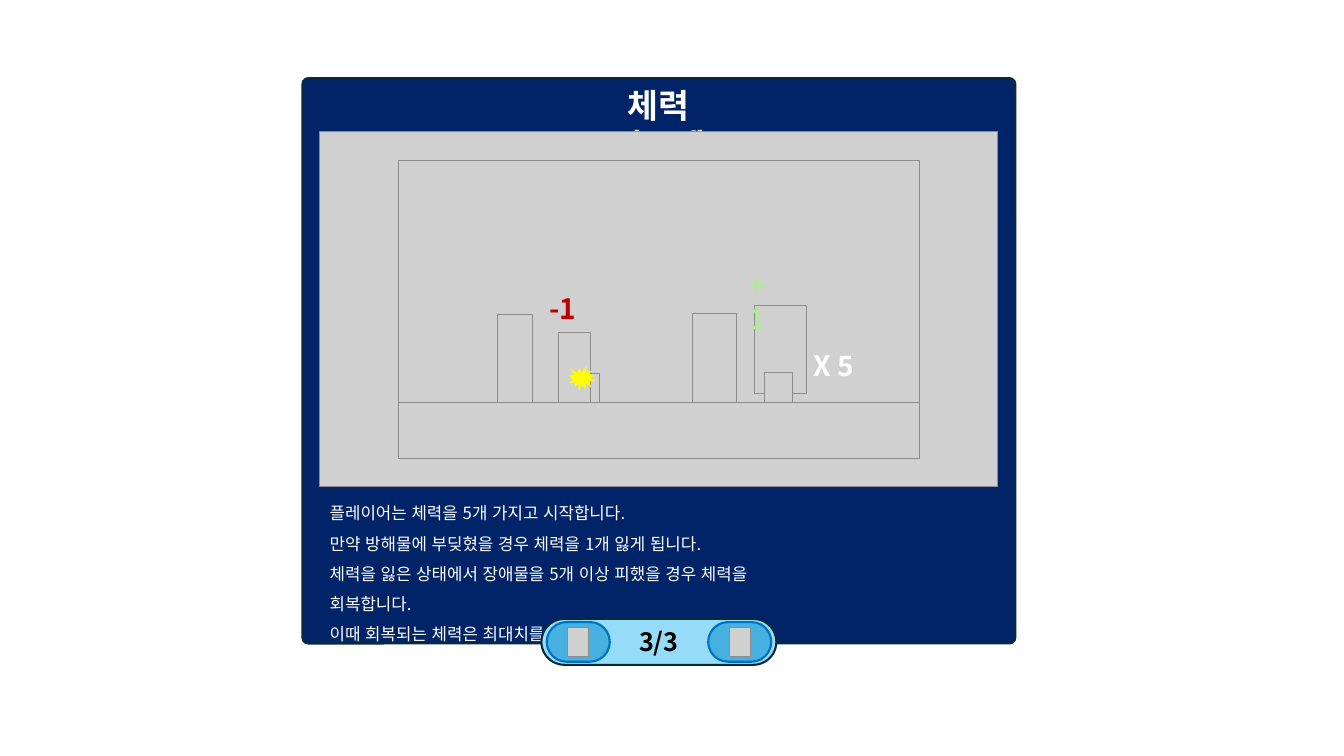
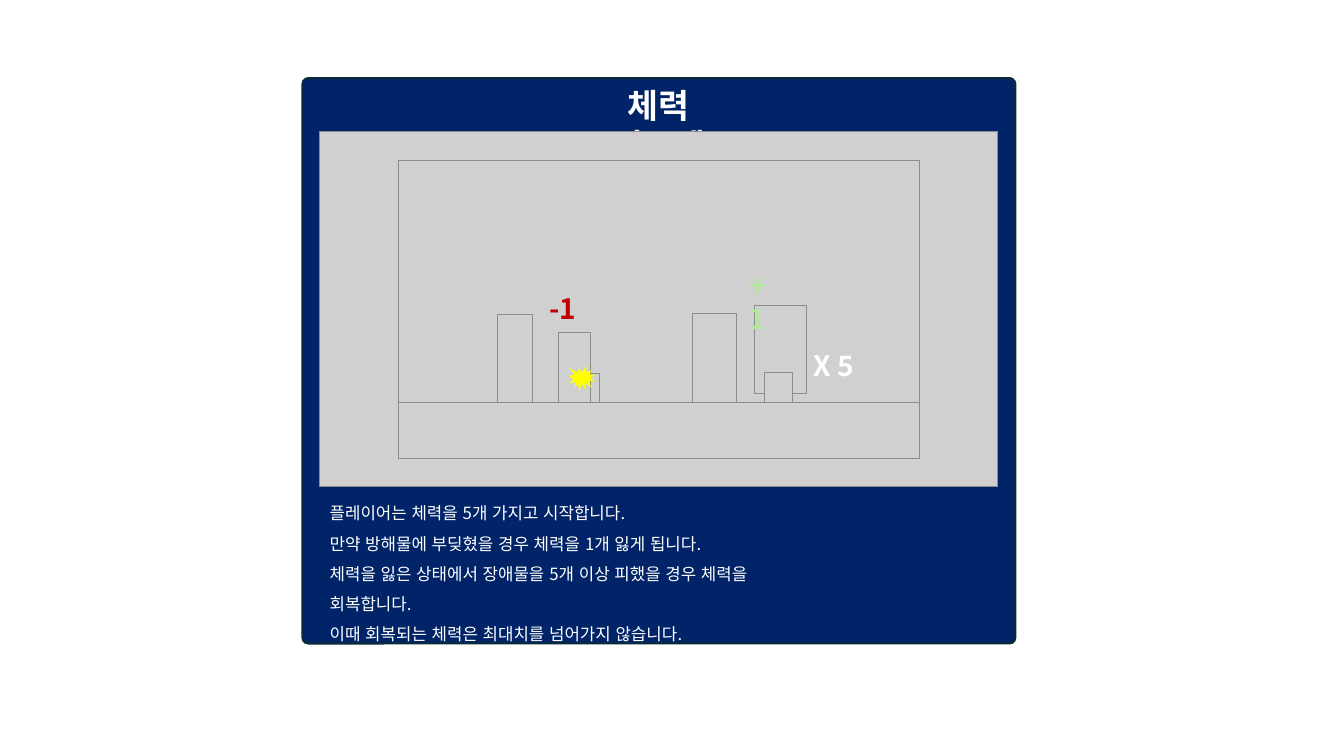
Before and after one commit to weariness00/Mandle_10Minute_Game, a slide deck: slide 34 of document/UI.pptx. Drawn at 1344x756 pixels with LibreOffice and Linux fonts; fonts in the diff are those of the drawing; grey boxes stand for pictures; background and template pictures are left out. Boxes give left, top, right and bottom in pixels: in the first picture for what was removed or moved away, otherwise in the second. Text is boxed around its words. In the diff, an @@ line names an element or a change of style, - is before the commit and + after.

```diff
--- a/document/UI.pptx
+++ b/document/UI.pptx
@@ group removed at [541,619,776,664]: 3 rounded rectangles, 2 pictures @@
-3/3
```
Also in this commit, not shown: 2 other slides changed, 7 other files.
